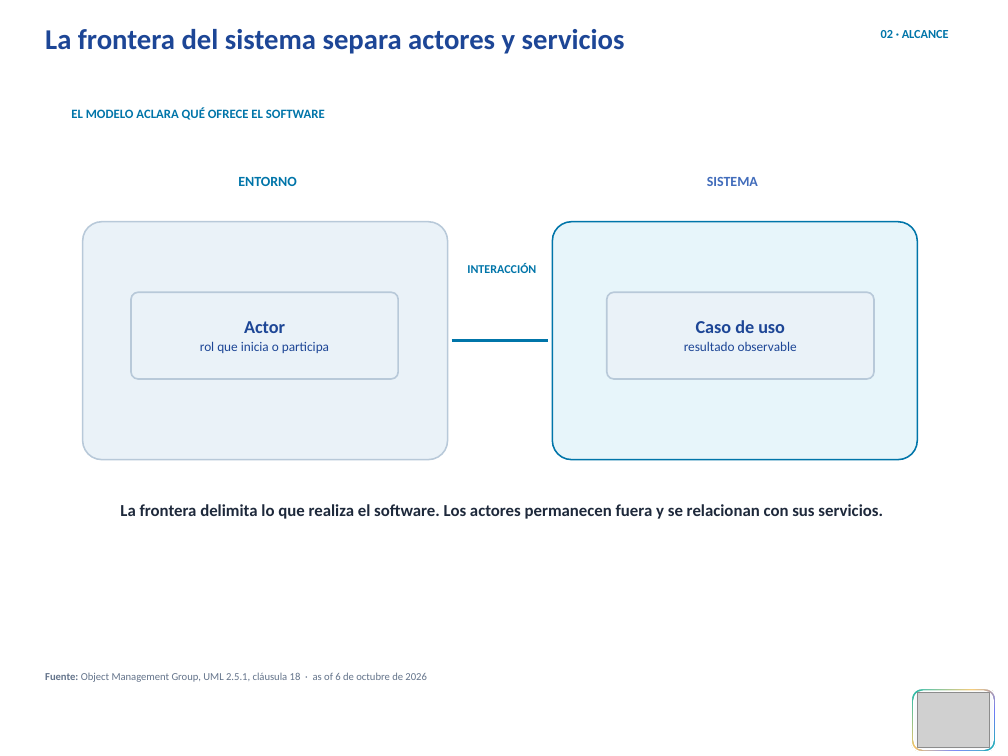
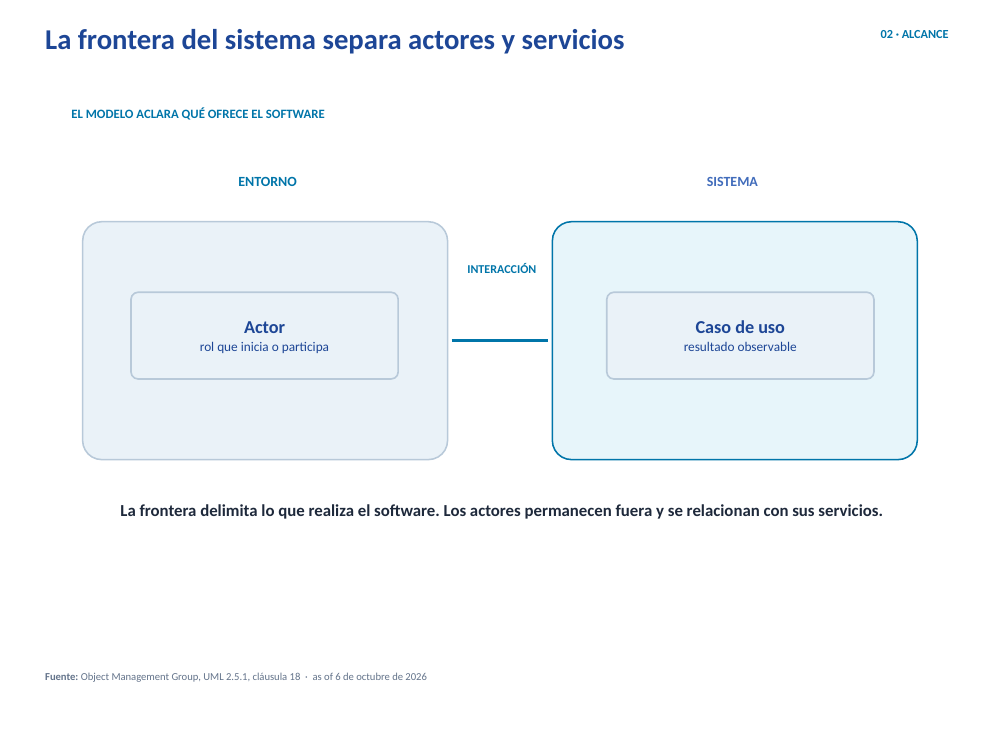
Before and after one commit to erickbravob/sistemas-informacion-i, a slide deck: slide 3 of materiales/actividad-1/tema-02-actores-casos-v9.pptx. Drawn at 1008x756 pixels with LibreOffice and Linux fonts; fonts in the diff are those of the drawing; grey boxes stand for pictures; background and template pictures are left out. Boxes give left, top, right and bottom in pixels: in the first picture for what was removed or moved away, otherwise in the second. Text is boxed around its words. In the diff, an @@ line names an element or a change of style, - is before the commit and + after.

```diff
--- a/materiales/actividad-1/tema-02-actores-casos-v9.pptx
+++ b/materiales/actividad-1/tema-02-actores-casos-v9.pptx
@@ rounded rectangle removed at box(911, 688, 996, 752) @@
@@ rounded rectangle removed at box(913, 691, 993, 750) @@
@@ picture removed at box(917, 694, 990, 748) @@
```
Also in this commit, not shown: 6 other slides changed, 3 other files.
